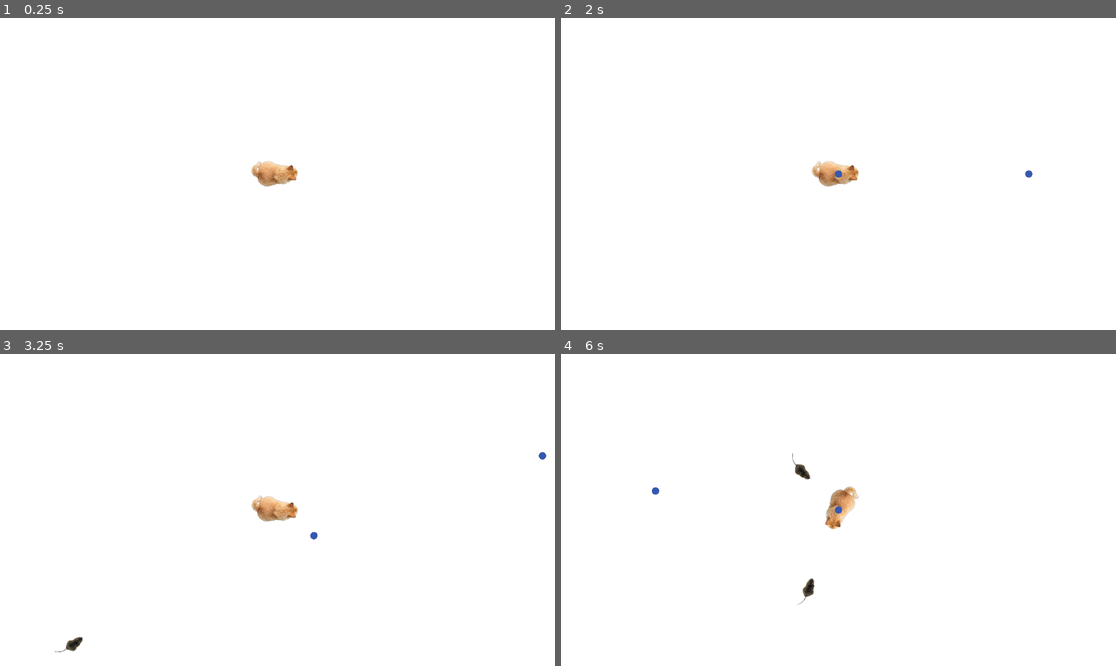
Above: before the commit, frames 1-4 (two rows, left to right).
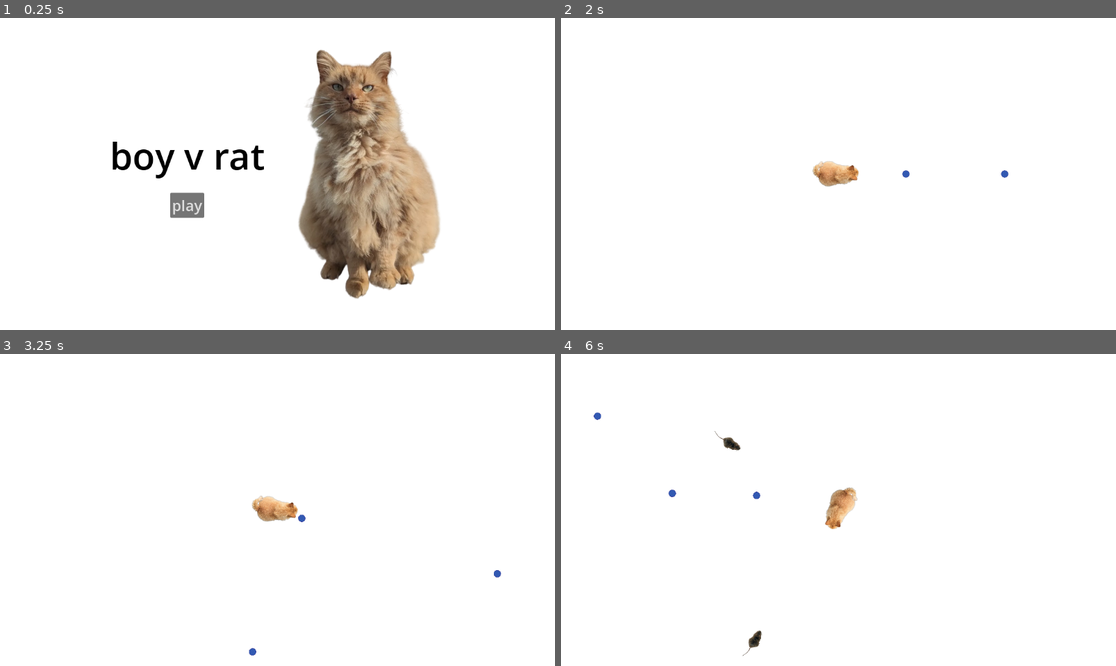
Above: after the commit, the same moments.

Repository: jackharrhy/boy-v-rat
Game: Godot game, scene res://modules/menu/menu.tscn
Two runs of this game, one before a commit and one after it. Both use one fixed random seed, a clock stepped at 60 frames per second and the inputs below. Before the commit the project starts from res://modules/main/main.tscn.
Inputs (mouse positions are in pixels of both pictures, inside the frame that each line leads up to):
- Up to frame 1 (0.25 s): no input
- Up to frame 2 (2 s): click (749, 205) at 0.5 s, where only the run after the commit has a clickable "play"; hold Right (right) from 1.28 s (still down)
- Up to frame 3 (3.25 s): release Right (right) at 2.03 s; hold S (down) 2.03-2.78 s; hold Right (right) from 2.78 s (still down)
- Up to frame 4 (6 s): release Right (right) at 3.53 s; hold W (up) 3.53-4.28 s; hold Left (left) 4.28-5.78 s; hold S (down) from 5.78 s (still down)

The runs differ from the first frame. In frame 1, 16% of the frame differs, in the area x 20-80%, y 10-90%; in frame 2, 0.1%; in frame 3, 0.2%; in frame 4, 0.6%.

Commit message:
menu, rejig, gaming

Diff:
--- a/modules/boy/boy.gd
+++ b/modules/boy/boy.gd
@@ -5,7 +5,6 @@
 const SPEED : float = 300.0
 var target_angle : float
 var alive : bool = true
-const IS_BOY = true
 
 
 func _ready():
--- a/modules/boy/boy.tscn
+++ b/modules/boy/boy.tscn
@@ -3,6 +3,21 @@
 [ext_resource type="Script" path="res://modules/boy/boy.gd" id="1_wqqrd"]
 [ext_resource type="Texture2D" uid="uid://cnht7sajhrh0a" path="res://assets/boy-body-from-top.png" id="1_wuy5g"]
 [ext_resource type="Texture2D" uid="uid://w53afnmaf7og" path="res://assets/boy-tail-from-top.png" id="3_f2klo"]
+
+[sub_resource type="Animation" id="Animation_cx7iv"]
+length = 0.001
+tracks/0/type = "value"
+tracks/0/imported = false
+tracks/0/enabled = true
+tracks/0/path = NodePath("BodySprite/TailSprite:rotation")
+tracks/0/interp = 1
+tracks/0/loop_wrap = true
+tracks/0/keys = {
+"times": PackedFloat32Array(0),
+"transitions": PackedFloat32Array(1),
+"update": 0,
+"values": [-0.136136]
+}
 
 [sub_resource type="Animation" id="Animation_e6dq3"]
 resource_name = "tail_wiggle"
@@ -20,28 +35,13 @@
 "values": [-0.136136, 0.165806, -0.136136]
 }
 
-[sub_resource type="Animation" id="Animation_cx7iv"]
-length = 0.001
-tracks/0/type = "value"
-tracks/0/imported = false
-tracks/0/enabled = true
-tracks/0/path = NodePath("BodySprite/TailSprite:rotation")
-tracks/0/interp = 1
-tracks/0/loop_wrap = true
-tracks/0/keys = {
-"times": PackedFloat32Array(0),
-"transitions": PackedFloat32Array(1),
-"update": 0,
-"values": [-0.136136]
-}
-
 [sub_resource type="AnimationLibrary" id="AnimationLibrary_yg5pr"]
 _data = {
 "RESET": SubResource("Animation_cx7iv"),
 "tail_wiggle": SubResource("Animation_e6dq3")
 }
 
-[node name="Boy" type="CharacterBody2D"]
+[node name="Boy" type="CharacterBody2D" groups=["boy"]]
 script = ExtResource("1_wqqrd")
 
 [node name="BodySprite" type="Sprite2D" parent="."]
@@ -69,6 +69,7 @@
 }
 
 [node name="Timer" type="Timer" parent="."]
+wait_time = 0.5
 autostart = true
 
 [connection signal="timeout" from="Timer" to="." method="_on_timer_timeout"]
--- a/modules/main/main.tscn
+++ b/modules/main/main.tscn
@@ -11,10 +11,5 @@
 [node name="Camera2D" type="Camera2D" parent="Boy"]
 zoom = Vector2(0.5, 0.5)
 
-[node name="Polygon2D" type="Polygon2D" parent="Boy/Camera2D"]
-z_index = -1
-scale = Vector2(20, 20)
-polygon = PackedVector2Array(-100, 100, 100, 100, 100, -100, -100, -100)
-
 [node name="RatSpawner" parent="." node_paths=PackedStringArray("target") instance=ExtResource("3_0e70o")]
 target = NodePath("../Boy")
--- /dev/null
+++ b/modules/main/menu.gd
@@ -0,0 +1,5 @@
+extends MarginContainer
+
+
+func _on_button_pressed():
+	get_tree().change_scene_to_file("res://modules/main/main.tscn")
--- /dev/null
+++ b/modules/menu/menu.tscn
@@ -0,0 +1,54 @@
+[gd_scene load_steps=5 format=3 uid="uid://bbelmtf3v3ke2"]
+
+[ext_resource type="Script" path="res://modules/main/menu.gd" id="1_nuc8b"]
+[ext_resource type="Texture2D" uid="uid://cnmyv3y6gr6fn" path="res://assets/boy-front-on.png" id="2_t2qs2"]
+
+[sub_resource type="SystemFont" id="SystemFont_23quh"]
+
+[sub_resource type="LabelSettings" id="LabelSettings_xd2y5"]
+font = SubResource("SystemFont_23quh")
+font_size = 76
+font_color = Color(0, 0, 0, 1)
+
+[node name="MarginContainer" type="MarginContainer"]
+anchors_preset = 15
+anchor_right = 1.0
+anchor_bottom = 1.0
+grow_horizontal = 2
+grow_vertical = 2
+script = ExtResource("1_nuc8b")
+
+[node name="ColorRect" type="ColorRect" parent="."]
+layout_mode = 2
+
+[node name="HBoxContainer" type="HBoxContainer" parent="."]
+layout_mode = 2
+size_flags_horizontal = 4
+size_flags_vertical = 4
+theme_override_constants/separation = 60
+
+[node name="VBoxContainer" type="VBoxContainer" parent="HBoxContainer"]
+layout_mode = 2
+size_flags_horizontal = 4
+size_flags_vertical = 4
+theme_override_constants/separation = 25
+
+[node name="Label" type="Label" parent="HBoxContainer/VBoxContainer"]
+layout_mode = 2
+text = "boy v rat"
+label_settings = SubResource("LabelSettings_xd2y5")
+
+[node name="Button" type="Button" parent="HBoxContainer/VBoxContainer"]
+layout_mode = 2
+size_flags_horizontal = 4
+theme_override_font_sizes/font_size = 31
+text = "play"
+
+[node name="TextureRect" type="TextureRect" parent="HBoxContainer"]
+layout_mode = 2
+size_flags_horizontal = 4
+size_flags_stretch_ratio = 0.0
+texture = ExtResource("2_t2qs2")
+stretch_mode = 3
+
+[connection signal="pressed" from="HBoxContainer/VBoxContainer/Button" to="." method="_on_button_pressed"]
--- a/modules/projectile/projectile.gd
+++ b/modules/projectile/projectile.gd
@@ -10,6 +10,6 @@
 	var collision = move_and_collide(velocity * delta)
 	if collision:
 		var collider = collision.get_collider()
-		if "IS_RAT" in collider:
+		if collider.is_in_group("rat"):
 			collider.queue_free()
 			queue_free()
--- a/modules/projectile/projectile.tscn
+++ b/modules/projectile/projectile.tscn
@@ -6,9 +6,9 @@
 [sub_resource type="CircleShape2D" id="CircleShape2D_xaitf"]
 radius = 2.52212
 
-[node name="Projectile" type="CharacterBody2D"]
-collision_layer = 2
-collision_mask = 4
+[node name="Projectile" type="CharacterBody2D" groups=["projectile"]]
+collision_layer = 0
+collision_mask = 2
 script = ExtResource("1_3bt74")
 
 [node name="Sprite2D" type="Sprite2D" parent="."]
--- a/modules/rat/rat.gd
+++ b/modules/rat/rat.gd
@@ -1,13 +1,15 @@
-extends CharacterBody2D
+extends RigidBody2D
 
 
 @export var SPEED : float = 200
 @export var target : CharacterBody2D
-const IS_RAT = true
+var chasing : bool = false
 
 
 func _ready():
-	%AnimationPlayer.play("tail_wiggle")
+	%BodySprite.scale = Vector2(0, 0)
+	%AnimationPlayer.play("fade_in")
+	look_at(target.position)
 
 
 func _physics_process(delta):
@@ -16,11 +18,21 @@
 
 	look_at(target.position)
 
-	velocity = Vector2(1, 0).rotated(rotation) * SPEED
+	if !chasing:
+		return
+
+	var velocity = Vector2(1, 0).rotated(rotation) * SPEED
 
 	var collision = move_and_collide(velocity * delta)
 
 	if collision:
 		var collider = collision.get_collider()
-		if "IS_BOY" in collider:
+		if collider.is_in_group("boy"):
 			collider.blow_up()
+
+
+func _on_animation_player_animation_finished(anim_name):
+	if anim_name == "fade_in":
+		chasing = true
+		%CollisionPolygon2D.disabled = false
+		%AnimationPlayer.play("tail_wiggle")
--- a/modules/rat/rat.tscn
+++ b/modules/rat/rat.tscn
@@ -1,10 +1,10 @@
-[gd_scene load_steps=7 format=3 uid="uid://cidkx0gfxmwb4"]
+[gd_scene load_steps=8 format=3 uid="uid://cidkx0gfxmwb4"]
 
 [ext_resource type="Texture2D" uid="uid://bocxdoeky5ugt" path="res://assets/rat-body-from-top.png" id="1_8bs0h"]
 [ext_resource type="Script" path="res://modules/rat/rat.gd" id="1_svthj"]
 [ext_resource type="Texture2D" uid="uid://boerm7w42to2n" path="res://assets/rat-tail-from-top.png" id="2_v6s0p"]
 
-[sub_resource type="Animation" id="Animation_jhwgp"]
+[sub_resource type="Animation" id="Animation_dj6bh"]
 resource_name = "tail_wiggle"
 loop_mode = 1
 tracks/0/type = "value"
@@ -17,10 +17,10 @@
 "times": PackedFloat32Array(0, 0.5, 1),
 "transitions": PackedFloat32Array(1, 1, 1),
 "update": 0,
-"values": [0.0, -0.349066, 0.0]
+"values": [0.151844, -0.436332, 0.151844]
 }
 
-[sub_resource type="Animation" id="Animation_lfo2n"]
+[sub_resource type="Animation" id="Animation_u3dxg"]
 length = 0.001
 tracks/0/type = "value"
 tracks/0/imported = false
@@ -32,37 +32,73 @@
 "times": PackedFloat32Array(0),
 "transitions": PackedFloat32Array(1),
 "update": 0,
-"values": [0.0]
+"values": [0.151844]
+}
+tracks/1/type = "value"
+tracks/1/imported = false
+tracks/1/enabled = true
+tracks/1/path = NodePath("BodySprite:scale")
+tracks/1/interp = 1
+tracks/1/loop_wrap = true
+tracks/1/keys = {
+"times": PackedFloat32Array(0),
+"transitions": PackedFloat32Array(1),
+"update": 0,
+"values": [Vector2(0.4, 0.4)]
 }
 
-[sub_resource type="AnimationLibrary" id="AnimationLibrary_idxlw"]
-_data = {
-"RESET": SubResource("Animation_lfo2n"),
-"tail_wiggle": SubResource("Animation_jhwgp")
+[sub_resource type="Animation" id="Animation_h0bxy"]
+resource_name = "fade_in"
+tracks/0/type = "value"
+tracks/0/imported = false
+tracks/0/enabled = true
+tracks/0/path = NodePath("BodySprite:scale")
+tracks/0/interp = 1
+tracks/0/loop_wrap = true
+tracks/0/keys = {
+"times": PackedFloat32Array(0, 1),
+"transitions": PackedFloat32Array(1, 1),
+"update": 0,
+"values": [Vector2(1e-05, 1e-05), Vector2(0.4, 0.4)]
 }
 
-[node name="Rat" type="CharacterBody2D"]
-scale = Vector2(0.4, 0.4)
-collision_layer = 5
+[sub_resource type="AnimationLibrary" id="AnimationLibrary_mqc5v"]
+_data = {
+"RESET": SubResource("Animation_u3dxg"),
+"fade_in": SubResource("Animation_h0bxy"),
+"tail_wiggle": SubResource("Animation_dj6bh")
+}
+
+[node name="Rat" type="RigidBody2D" groups=["rat"]]
+collision_layer = 3
+gravity_scale = 0.0
 script = ExtResource("1_svthj")
 
 [node name="BodySprite" type="Sprite2D" parent="."]
-position = Vector2(1, 1)
+unique_name_in_owner = true
+position = Vector2(0.4, 0.4)
 rotation = -1.5708
+scale = Vector2(0.4, 0.4)
 texture = ExtResource("1_8bs0h")
 
 [node name="TailSprite" type="Sprite2D" parent="BodySprite"]
 position = Vector2(-0.99999, -101)
+rotation = 0.151844
 scale = Vector2(0.513423, 0.513423)
 texture = ExtResource("2_v6s0p")
 offset = Vector2(55, -110)
 
 [node name="CollisionPolygon2D" type="CollisionPolygon2D" parent="."]
-position = Vector2(-1, 0)
+unique_name_in_owner = true
+position = Vector2(-0.4, 0)
+scale = Vector2(0.4, 0.4)
 polygon = PackedVector2Array(-100, 0, -76, -30, -49, -52, -21, -53, -2, -41, 34, -40, 71, -28, 102, -10, 99, 6, 67, 32, 55, 32, 33, 47, 0, 48, -33, 63, -55, 57, -77, 34, -99, 10)
+disabled = true
 
 [node name="AnimationPlayer" type="AnimationPlayer" parent="."]
 unique_name_in_owner = true
 libraries = {
-"": SubResource("AnimationLibrary_idxlw")
+"": SubResource("AnimationLibrary_mqc5v")
 }
+
+[connection signal="animation_finished" from="AnimationPlayer" to="." method="_on_animation_player_animation_finished"]
--- a/modules/rat_spawner/rat_spawner.gd
+++ b/modules/rat_spawner/rat_spawner.gd
@@ -6,11 +6,15 @@
 
 
 func _on_timer_timeout():
+	if !target.alive:
+		return
+
 	var x = randf_range(-1 * spawn_range, spawn_range)
 	var y = randf_range(-1 * spawn_range, spawn_range)
 
 	var scene = preload("res://modules/rat/rat.tscn")
 	var instance = scene.instantiate()
+
 	instance.position = Vector2(x, y)
 	instance.target = target
 
--- a/project.godot
+++ b/project.godot
@@ -11,7 +11,7 @@
 [application]
 
 config/name="boy-v-rat"
-run/main_scene="res://modules/main/main.tscn"
+run/main_scene="res://modules/menu/menu.tscn"
 config/features=PackedStringArray("4.2", "GL Compatibility")
 config/icon="res://icon.svg"
 
@@ -46,3 +46,4 @@
 
 renderer/rendering_method="gl_compatibility"
 renderer/rendering_method.mobile="gl_compatibility"
+environment/defaults/default_clear_color=Color(1, 1, 1, 1)
Not shown, added: export_presets.cfg
Not shown, added: README.md
